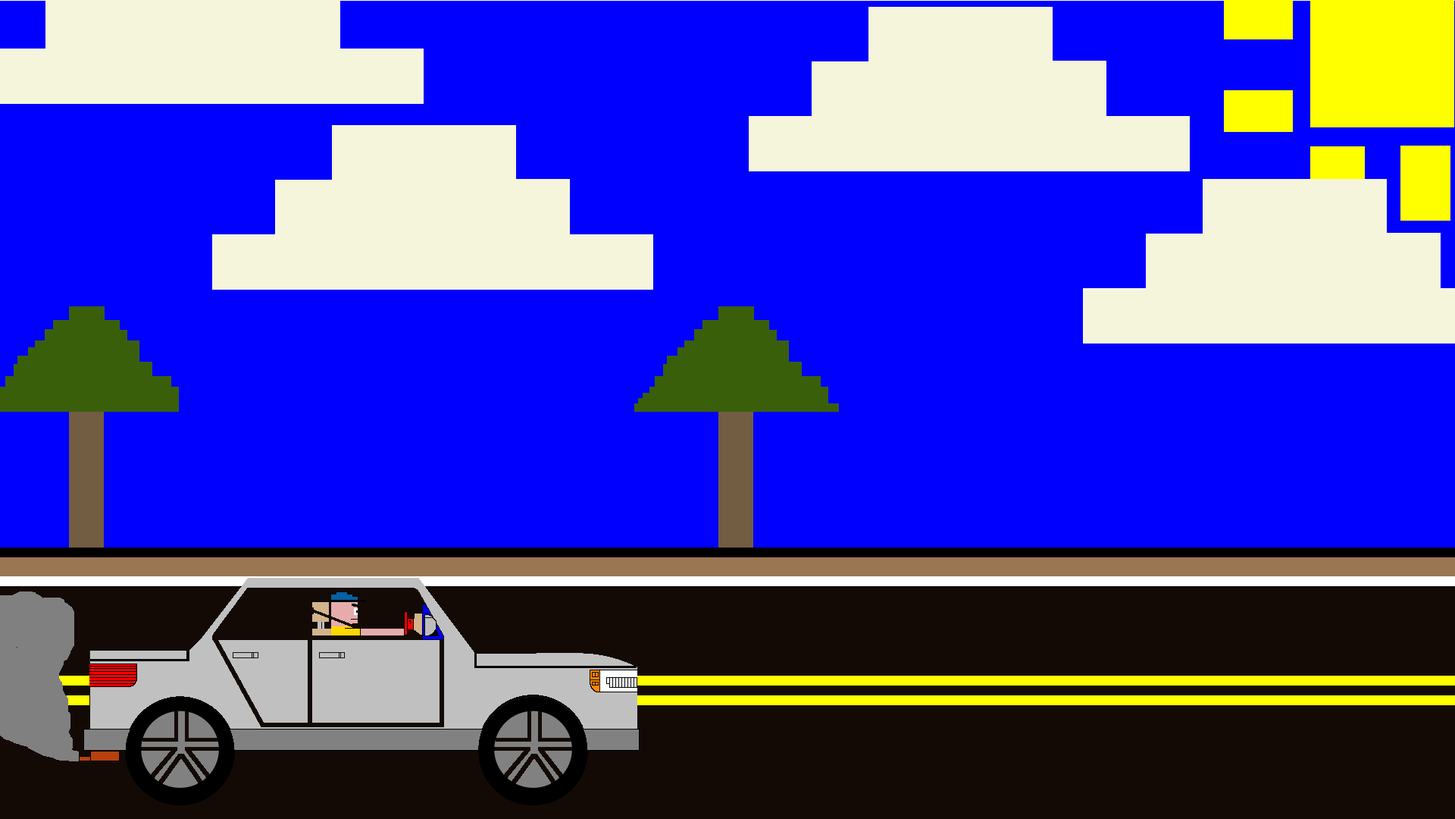
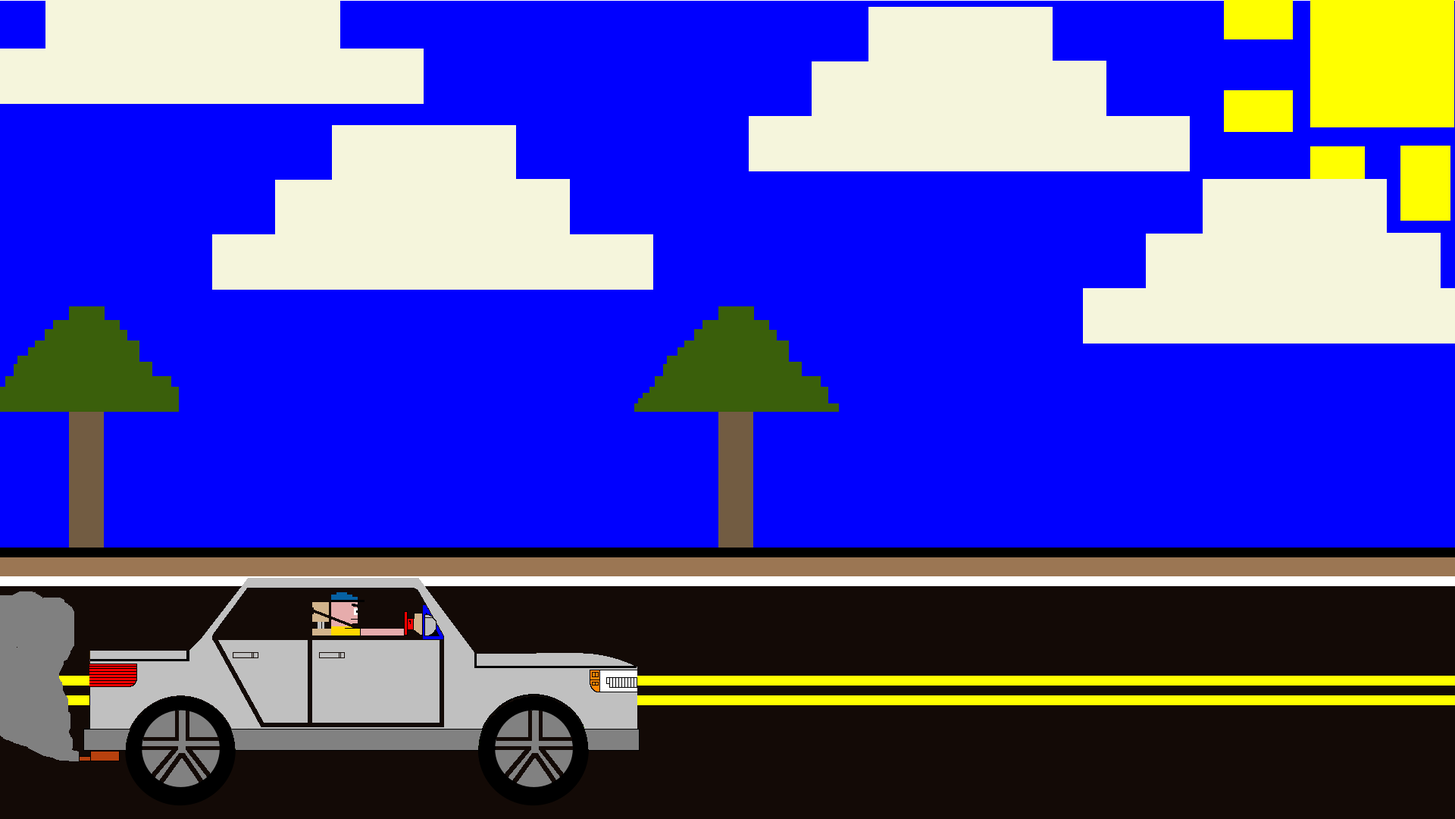
Two versions of the same layered image (1455 x 819). Layer-by-layer changes:
added layer "TIRES.xcf" above "car_not_complete-2.xcf" over (x1=0, y1=590, x2=617, y2=794)
